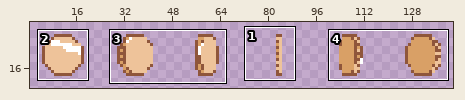
Sprite sheet: dist/assets/images/gentil_coin.png. The first picture is a wide view before the edit; the outline marks the close-up.
Close-up. Before:
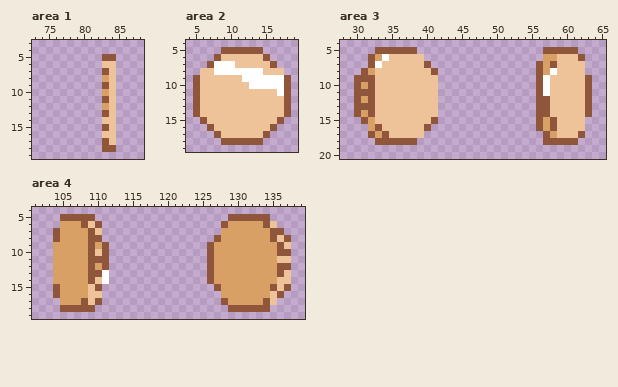
The file is 144x24 pixels. Shown: area 1: x 73..88, y 3..19; area 2: x 4..19, y 4..19; area 3: x 28..65, y 4..20; area 4: x 101..139, y 4..19. The wide view leaves out empty margins.
Now the later version:
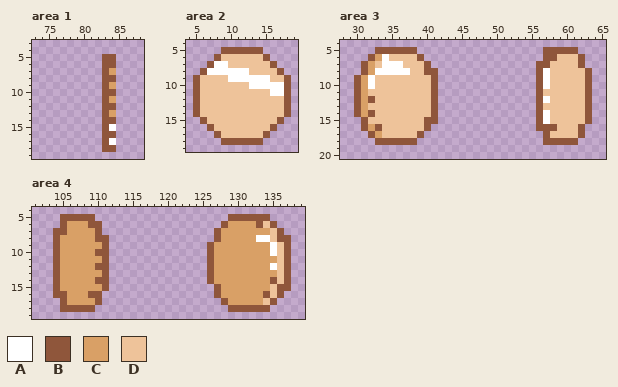
Palette (. is transparent): A #ffffff  B #8f563b  C #d9a066  D #eec39a
Edits made:
Area 1:
y 6: x 83..84 DD -> BB
y 7: x 84 D -> C
y 8: x 83..84 CD -> BB
y 9: x 84 D -> C
y 10: x 83..84 CD -> BB
y 11: x 84 D -> C
y 12: x 83..84 CD -> BB
y 13: x 84 D -> C
y 14: x 83..84 DD -> BB
y 15: x 84 D -> A
y 16: x 83..84 DD -> BB
y 17: x 84 D -> A
Area 2:
y 7: x 10 A -> D
y 8: x 6..7 DD -> BA; x 13..14 AA -> DD; x 17 D -> B
y 9: x 10..11 DD -> AA; x 16..17 AA -> DD
y 11: x 16 D -> A
Area 3:
y 6: x 39 D -> B; x 57..58 CC -> BB
y 7: x 31..36 .BADDD -> BCDAAA; x 57..58 CB -> BD; x 62 D -> B
y 8: x 33..37 DDDDD -> AAAAA; x 40 D -> B; x 57..58 CA -> AD; x 63 . -> B
y 9: x 31..32 BB -> CA; x 41 D -> B
y 10: x 32 B -> A; x 41 D -> B
y 11: x 31..32 BB -> CD; x 41 D -> B; x 57 A -> D
y 12: x 41 D -> B; x 57 B -> A
y 13: x 31..32 BB -> CD; x 41 D -> B; x 57 B -> D
y 14: x 41 D -> B; x 57 B -> A
y 15: x 32 C -> D; x 40 D -> B; x 57..58 CB -> AD; x 63 . -> B
y 16: x 31 . -> B; x 57 C -> B; x 62 D -> B
y 17: x 34 B -> D; x 39 D -> B; x 58 C -> D
Area 4:
y 6: x 105 C -> B; x 108..109 BD -> CB; x 133..135 CBD -> BDB
y 7: x 105 C -> B; x 109..110 BD -> CB; x 127 . -> B; x 135 B -> D
y 8: x 109 B -> C; x 111 . -> B; x 133..136 CCBD -> AADB
y 9: x 104 C -> B; x 109 B -> C; x 135..137 CBD -> ADB
y 10: x 104 C -> B; x 109..110 BD -> CB; x 135..136 CB -> AD
y 11: x 104 C -> B; x 109..110 BB -> CC; x 137 D -> B
y 12: x 104 C -> B; x 109..110 BC -> CB; x 135..136 CB -> AD
y 13: x 104 C -> B; x 109..111 BBA -> CCB; x 136..137 BD -> DB
y 14: x 104 C -> B; x 109..111 BDA -> CBB; x 135 C -> B; x 137 D -> B
y 15: x 109..111 DB. -> CCB; x 135..136 BD -> DB
y 16: x 105 C -> B; x 109..110 DD -> BB; x 127 . -> B; x 134 C -> B
y 17: x 105 C -> B; x 108..109 BD -> CC; x 134..135 BD -> DB
